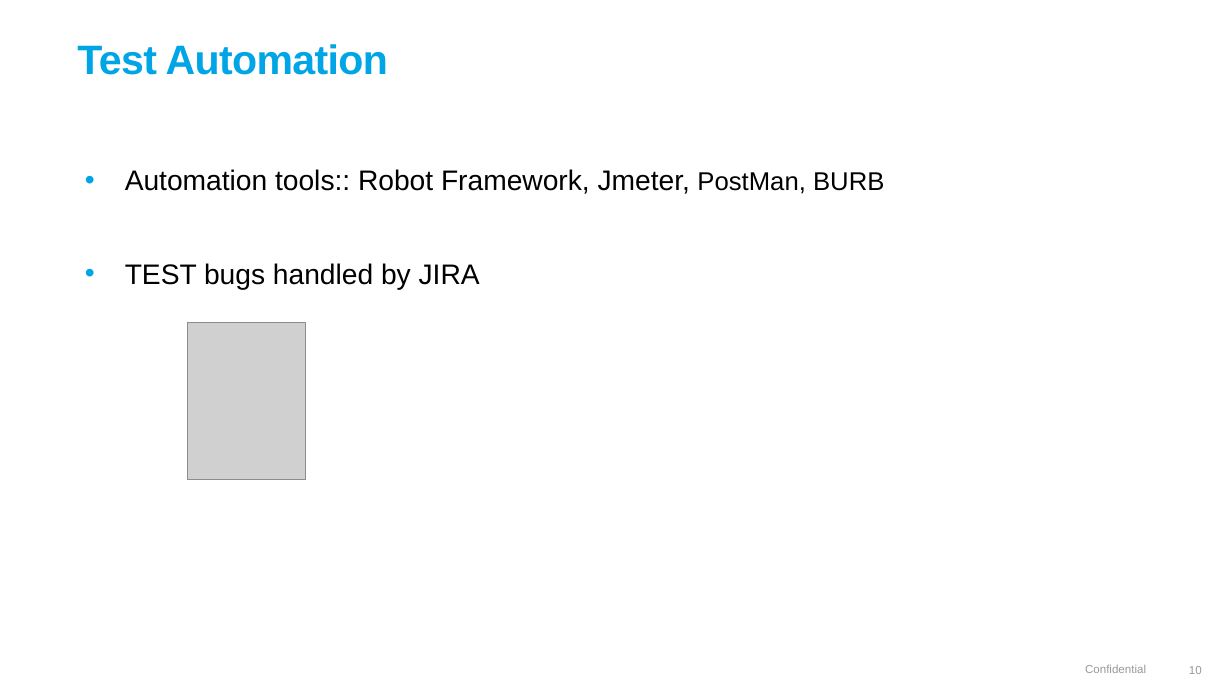
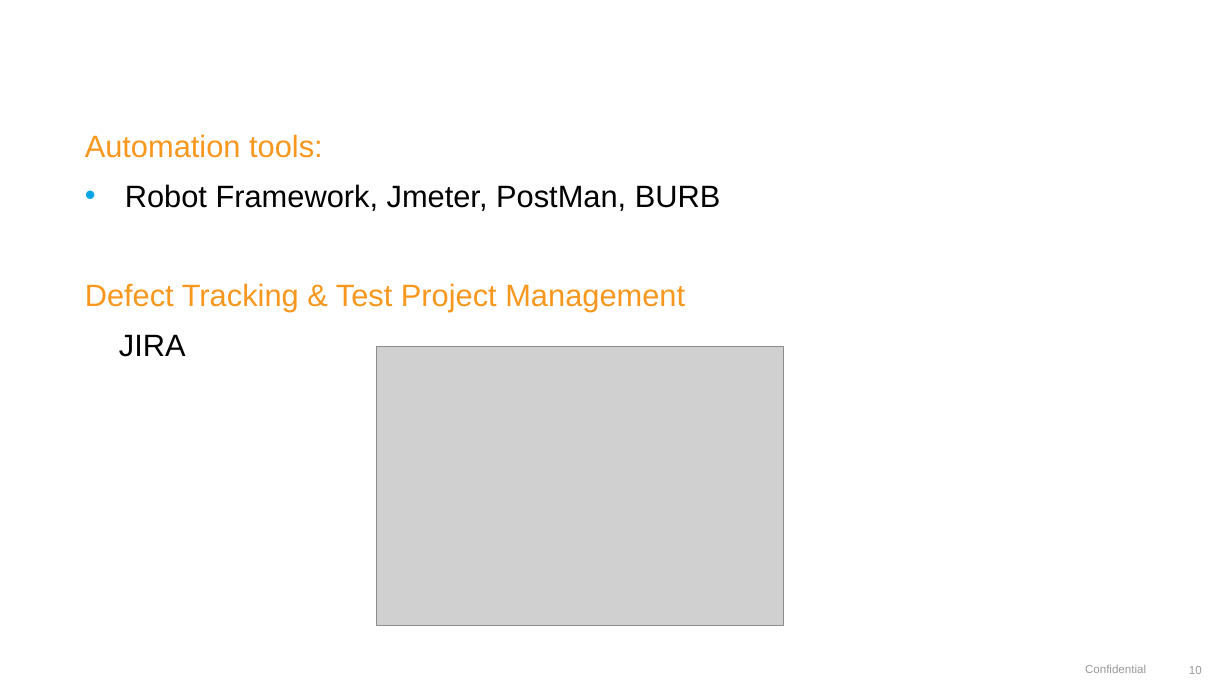
Before and after one commit to lasse1900/test_assignment_30032022, a slide deck: slide 10 of QA SIMULATION PROJECT.pptx. Drawn at 1232x693 pixels with LibreOffice and Linux fonts; fonts in the diff are those of the drawing; grey boxes stand for pictures; background and template pictures are left out. Boxes give left, top, right and bottom in pixels: in the first picture for what was removed or moved away, otherwise in the second. Text is boxed around its words. In the diff, an @@ line names an element or a change of style, - is before the commit and + after.

```diff
--- a/QA SIMULATION PROJECT.pptx
+++ b/QA SIMULATION PROJECT.pptx
@@ title removed at [77,44,388,75] @@
-Test Automation
@@ text at [85,134,721,357]: text changed; size 22 to 24 pt; text colour #000000 to #F8971D @@
-• Automation tools:: Robot Framework, Jmeter, PostMan, BURB
-• TEST bugs handled by JIRA
+Automation tools:
+• Robot Framework, Jmeter, PostMan, BURB
+Defect Tracking & Test Project Management
+JIRA
@@ picture removed at [188,323,305,481] @@
@@ picture added at [377,347,784,626] @@
```
Also in this commit, not shown: 10 other slides changed, 1 other file.
